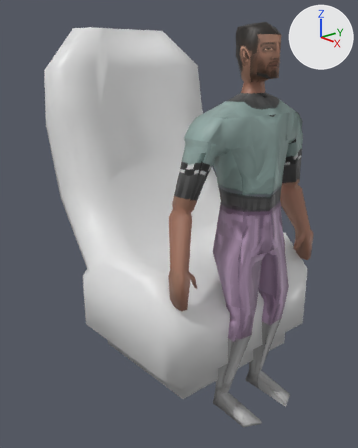
A saved change to the Blender file Assets/Models/blend/compfyChair.blend.
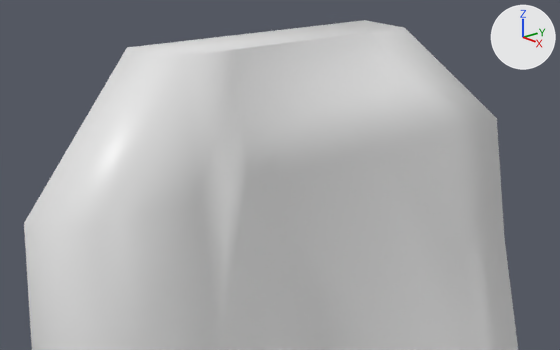
There are two pictures of each version: one whole from a camera (50 mm lens) standing at (1.774, -1.705, 1.365) and looking at (-0.18, -0.027, 0.523), one close up from a camera (50 mm lens) standing at (0.316, -0.886, 1.723) and looking at (-0.666, -0.043, 1.3). The axes (+X, +Y, +Z) are drawn at upper right. The lights are the same throughout.
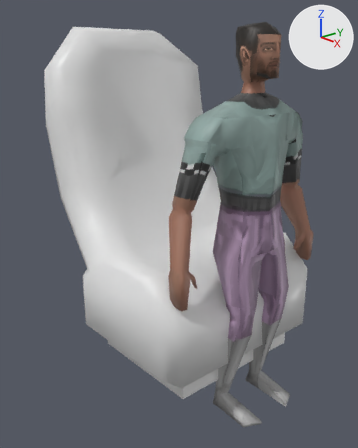
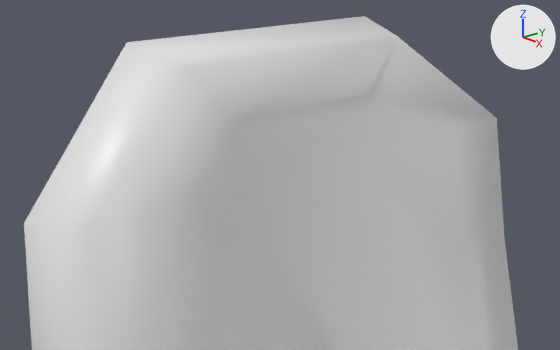
Diff of the bpy script that builds the scene:
```diff
--- a/Assets/Models/blend/compfyChair.blend.py
+++ b/Assets/Models/blend/compfyChair.blend.py
@@ me_cube @@
 me_cube.from_pydata(...)  # 98 vertices, 93 faces; spans x -1.96..0.74, y -1.22..1.22, z -0.38..3.38
 # used by ob_cube; location = (0.0, 0.0, 0.0); scale = (0.454, 0.454, 0.454)
-me_cube.vertices[60].co = (-1.42, -0.54, 3.38)  # pixel (184, 55)
-me_cube.vertices[63].co = (-1.42, 0.54, 3.38)  # pixel (404, 27)
-me_cube.vertices[67].co = (-1.42, -0.34, 3.38)  # pixel (234, 49)
-me_cube.vertices[68].co = (-1.42, 0.34, 3.38)  # pixel (370, 31)
-me_cube.vertices[71].co = (-1.7, -0.6, 3.38)  # pixel (126, 47)
-me_cube.vertices[73].co = (-1.7, 0.6, 3.38)  # pixel (364, 20)
+# me_cube part 1
+me_cube.vertices[60].co = (-1.44, -0.57, 3.35)  # pixel (176, 66)
+me_cube.vertices[63].co = (-1.44, 0.52, 3.35)  # pixel (397, 36)
+me_cube.vertices[67].co = (-1.42, -0.34, 3.14)  # pixel (235, 119)
+me_cube.vertices[68].co = (-1.42, 0.34, 3.14)  # pixel (368, 93)
+me_cube.vertices[71].co = (-1.7, -0.6, 3.4)  # pixel (126, 42)
+me_cube.vertices[73].co = (-1.7, 0.6, 3.4)  # pixel (364, 16)
 me_cube.materials.append(mat_material)
```

Where the change shows, as pixel boxes [x1, y1, x2, y2] in the close-ups (560 x 350 px; the box of a moved part takes in the faces that stretch with it):
'Cube', reshaped
    before: [24, 20, 518, 350]
    after: [24, 16, 518, 350]
part 1 of me_cube, moved or reshaped
    before: [24, 20, 496, 350]
    after: [24, 16, 496, 350]
